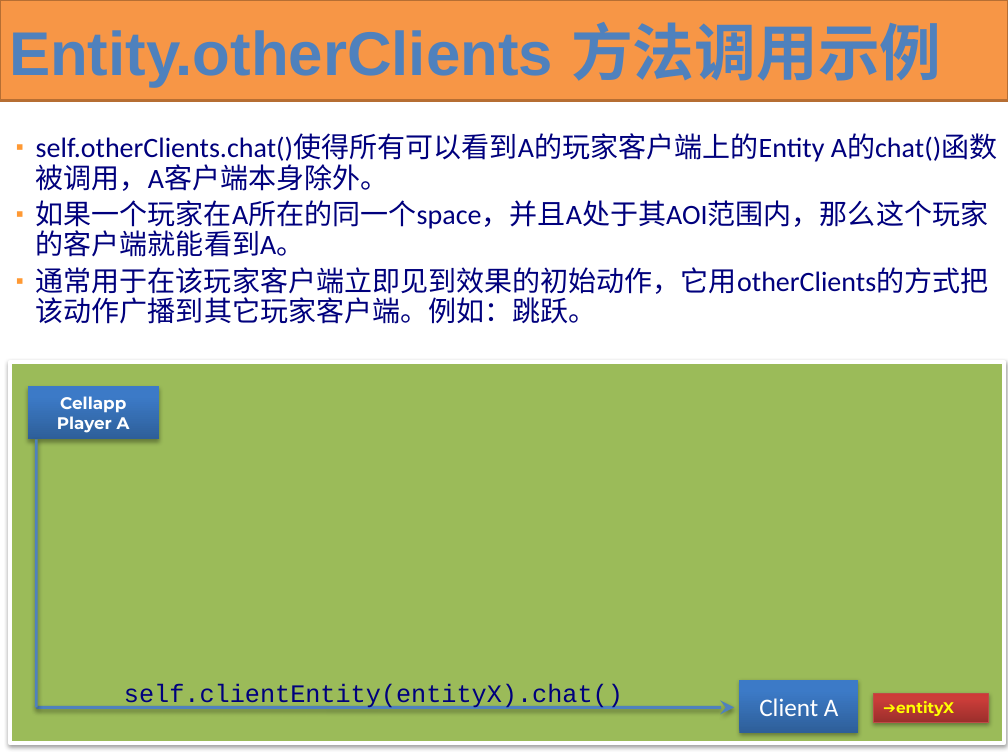
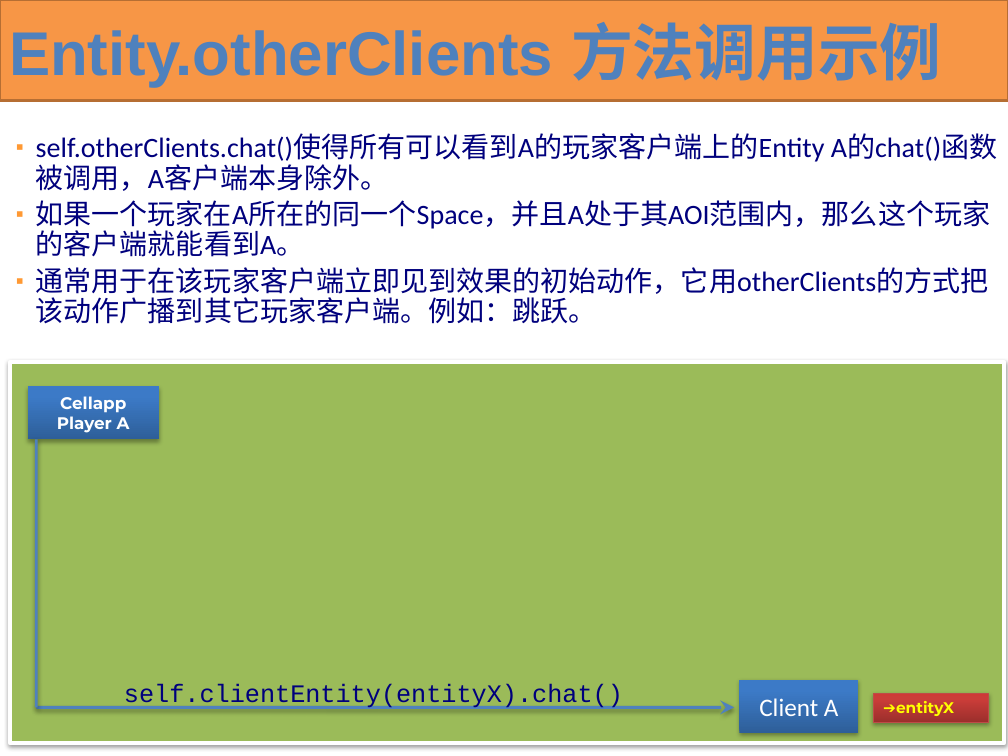
Before and after one commit to kbengine/kbengine_docs, a slide deck: slide 81 of KBEngine overview(cn).pptx. Drawn at 1008x756 pixels with LibreOffice and Linux fonts; fonts in the diff are those of the drawing. Boxes give left, top, right and bottom in pixels: in the first picture for what was removed or moved away, otherwise in the second. Text is boxed around its words. In the diff, an @@ line names an element or a change of style, - is before the commit and + after.

```diff
--- a/KBEngine overview(cn).pptx
+++ b/KBEngine overview(cn).pptx
@@ text at (36,200,990,257): text changed @@
-▪ 如果一个玩家在A所在的同一个space，并且A处于其AOI范围内，那么这个玩家的客户端就能看到A。
+▪ 如果一个玩家在A所在的同一个Space，并且A处于其AOI范围内，那么这个玩家的客户端就能看到A。
```
Also in this commit, not shown: 20 other slides changed.
